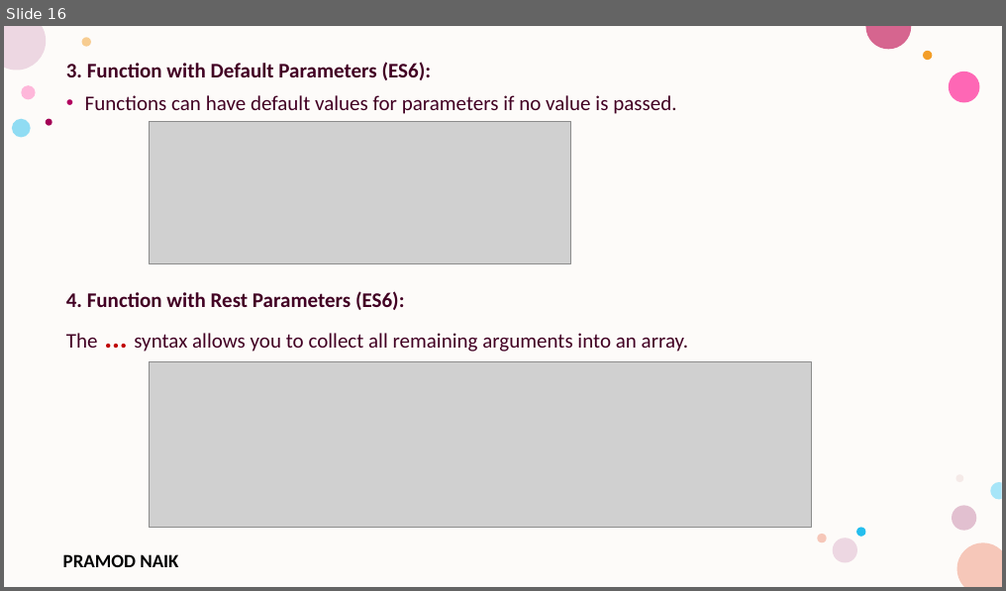
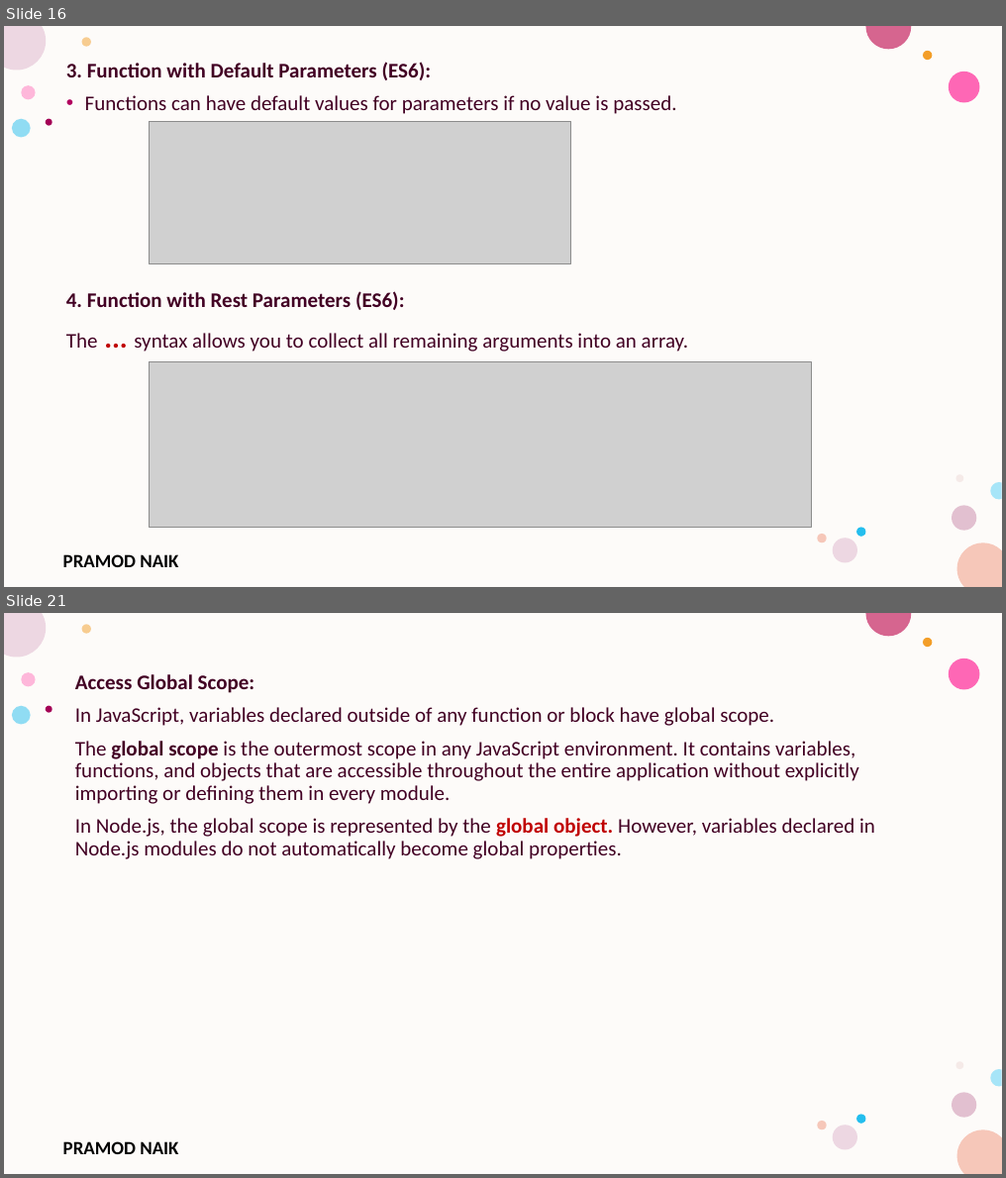
Before and after one commit to PRAMOD-VISHNU-NAIK/MCA-3rd-Sem-Srinivas-College, a slide deck: Theory CLass Notes/Unit-2.pptx. Shown one above the other, each under a label of ours: slide 16 before the commit, slides 16 and 21 after it; the slides between them are not shown. The pictures are 1006x591 and 1006x1178 pixels, drawn with LibreOffice and Linux fonts; fonts in the diff are those of the drawing; grey boxes stand for pictures; background and template pictures are left out. Boxes give left, top, right and bottom in pixels: in the first picture for what was removed or moved away, otherwise in the second. Text is boxed around its words. In the diff, an @@ line names an element or a change of style, - is before the commit and + after.

```diff
--- a/Theory CLass Notes/Unit-2.pptx
+++ b/Theory CLass Notes/Unit-2.pptx
@@ slide 21 added at (4,613,1002,1174), background #FFFFFF; not listed: 17 template elements that a slide beside it also shows @@
@@ text added at (75,674,875,860), 20 pt, text #420023 @@
+Access Global Scope:
+In JavaScript, variables declared outside of any function or block have global scope.
+The global scope is the outermost scope in any JavaScript environment. It contains variables, functions, and objects that are accessible throughout the entire application without explicitly importing or defining them in every module.
+In Node.js, the global scope is represented by the global object. However, variables declared in Node.js modules do not automatically become global properties.
```
Also in this commit, not shown: 2 slides changed, 8 other slides added, 2 other files.
